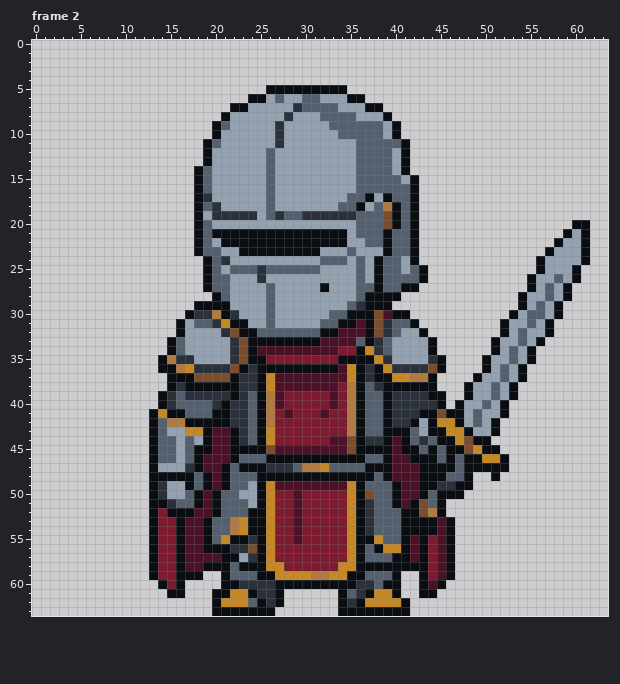
Pixel-art file, stored at ArtSource/RemainingCast/Idles/SwordKnight_Idle.aseprite. The picture above is the old version.
64x64 pixels, 9 frames. Shown: frame 2. The commit also changed other frames, which this record leaves out.
After the commit:
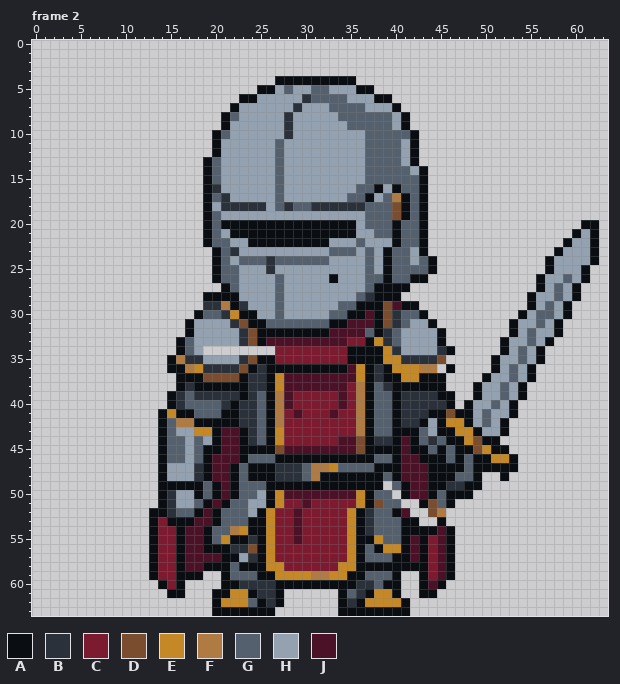
Palette (. is transparent): A #0a0d11  B #2b313a  C #7c1a30  D #7a4d2e  E #c58826  F #b07a43  G #55606e  H #93a1b0  J #4b1127
Change:
Changed rows in their new state; - is an unchanged pixel.
Frame 2:
first column x 13:
 4 --------------AAAAAAAAA---------------------------
 5 ------------A-HGHHGGHHHAA-------------------------
 6 ----------A-H-H--B-GGGHHHAA-----------------------
 7 ----------H------HHH-GGGHHHA----------------------
 8 ---------G---------HH--GGGGHA---------------------
 9 -------.A-----HB----HH----GHA---------------------
10 --------G-----HB-----HHH--GGGA--------------------
11 ------.A------G--------H----HA--------------------
12 ------.A-----HG--------H---GHA--------------------
13 -------G-----HG--------H---GHA--------------------
14 -----.AG-----HG--------H---GGHA-------------------
15 -----.AG-----HG--------H----GGA-------------------
16 -----.AB-----HG----------AHA-GA-------------------
17 -----.AGB----HG-----------GFAGA-------------------
18 -----.AHBBBBBHGBGGBBBBBBG-GDAGA-------------------
19 -----.AGHHHH-HHHHHHHHHHH--GDAGA-------------------
20 -----.AGAAAAAAAAAAAAAAAH--G--GA----------------.-A
21 -----.AGH-------------AHH-GA-GA---------------.AHA
22 -----.AGGHH---------HH-GHHHA-GA--------------.A-HA
23 -----..AGBHHHHHHHHH-GG--G----HA-------------.A--HA
24 ------.AG-GGGBGGGGG-HH-HGHA-GHGA-----------.A---HA
25 ------.AG-HHHBHHHHH----HGHA-G-GA-----------.A--HA-
26 ------.A-G--H-G-----A--HGGA--A------------.A-HGHA-
27 ------..AG---HG----H---H--AA-.------------.AHGHA--
28 ------A-AA---HG---------B----------------.A-HGHA--
29 -----.BBFAB--HG------G-A--DJAA-----------.AHGHA---
30 ----.AGGBEAA-HG---------JADBGGA---------.AH-GHA---
31 ---.AHHHHBDAA-GGGGG-A-J-JADB-HHA-------.A-HGHA----
32 ---.A---HHBDAAAAAAA-J---GA----HHA------.AHG-HA----
33 --.AG----HBD-JJJJJJ---CC-EBG---HA-----.A-HGHA-----
34 --.AG-........CCCCCCC-A-AAEB---HBA----.AHGHA------
35 -.AF-B---HBD-A-------C---AEEBBB-D----.A-HGHA------
36 -.-AFE---BDAB--------AJEABAEEEFF.A---.AHGHA-------
37 --.--A---DA-BAE-------JEAB-A-EA-A---.A-HGHA-------
38 --.AB-----A-BAE------JCFAGB-----A--.A-HGHA--------
39 -.ABG----BABGAFJ----CJCFA-GA---B-A-.A-HGHA--------
40 -.AB---GBA-BGAFJ----CJCFA-GA----BA.A-HGHA---------
41 .AE-A--G-A-BGAFCJ--CJ-CFA-GA--B-AD-AHG-HA---------
42 .AG-F----A-BGAF-------CFA-GA-BAHA-EAHGHA----------
43 .AG-H-EA-JABGAE-------CFA-G--AGH-A-EA-HA----------
44 .A-GHGHA-JABGAE-----C-JDA-BAJAGBG-AED-A-----------
45 .A-GHG-A-J---AD-------JD---AJ-AGAG-ADE-A----------
46 .A-GHGA--JA--G----------A-GA-J--AGAG-A-EA---------
47 .A--HBA-JAG--A--BG-FE---G--A--J---AG----A---------
48 .-HHHB--JA-A--BBBGF------AGA--J--A-GA-.A----------
49 .AAA-AGAJA-GGAAAAAAAAAA-AA.GA-J-A-B-A-------------
50 .AB-H-G-JAGGHAEJ-JJJJJJEA--.A-JAG--A--------------
51 .--HHGAJA---HAE-CJ----CEAD-G..ADGA----------------
52 -ABGGA-----H---------------AJ..DF-----------------
53 --A-A-JA-GG-------------------..A.----------------
Pixel boxes of the changes (left, top, right, bottom) in both pictures:
changed: (149, 76, 599, 526)
